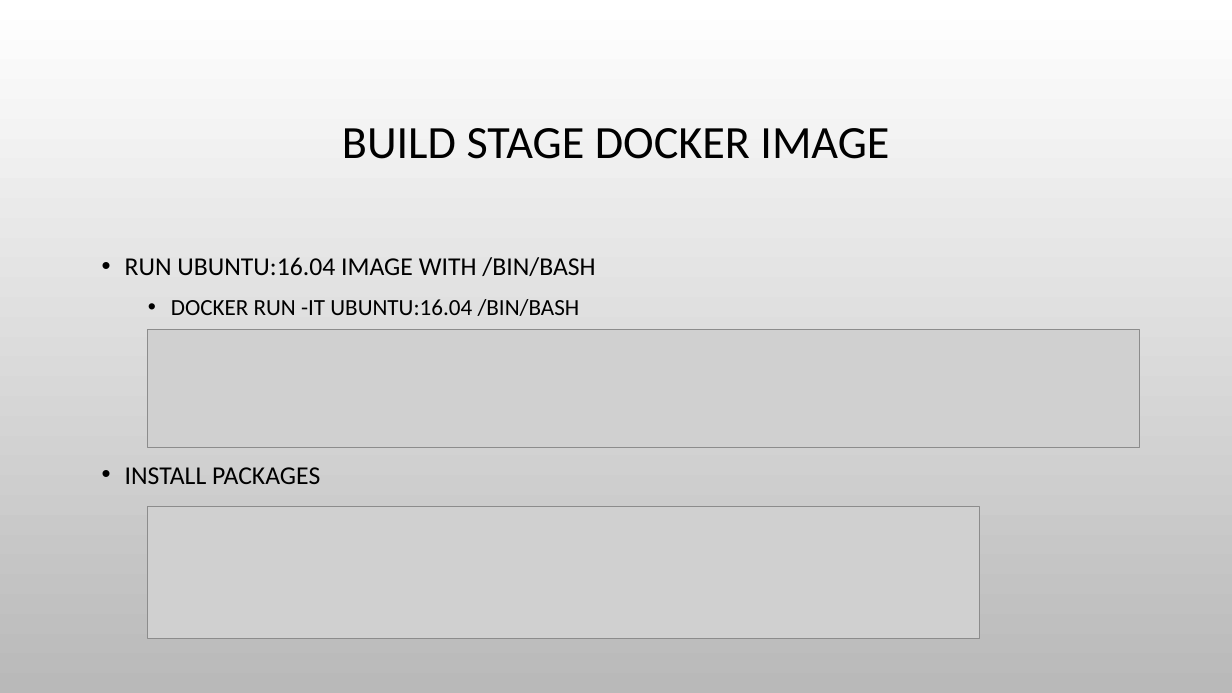
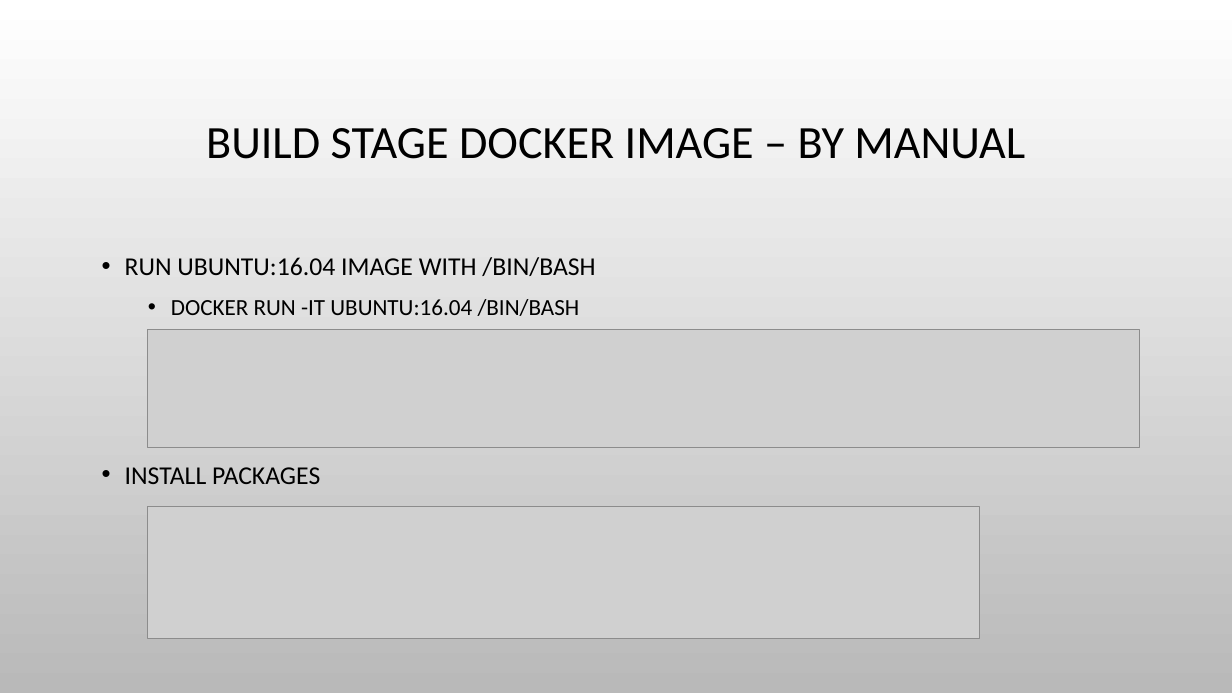
Before and after one commit to haixiang1977/iris, a slide deck: slide 17 of Docker Practice.pptx (slide 16 before the commit). Drawn at 1232x693 pixels with LibreOffice and Linux fonts; fonts in the diff are those of the drawing; grey boxes stand for pictures; background and template pictures are left out. Boxes give left, top, right and bottom in pixels: in the first picture for what was removed or moved away, otherwise in the second. Text is boxed around its words. In the diff, an @@ line names an element or a change of style, - is before the commit and + after.

```diff
--- a/Docker Practice.pptx
+++ b/Docker Practice.pptx
@@ title at [206, 128, 1025, 159]: text changed @@
-BUILD STAGE DOCKER IMAGE
+BUILD STAGE DOCKER IMAGE – BY MANUAL
```
Also in this commit, not shown: 2 other slides changed, 6 slides added, 1 other file.
